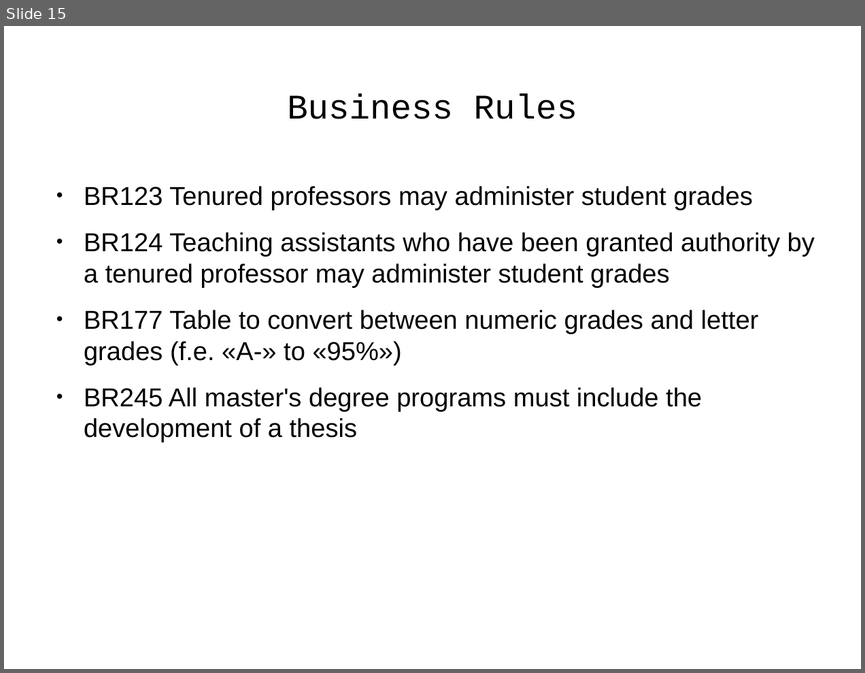
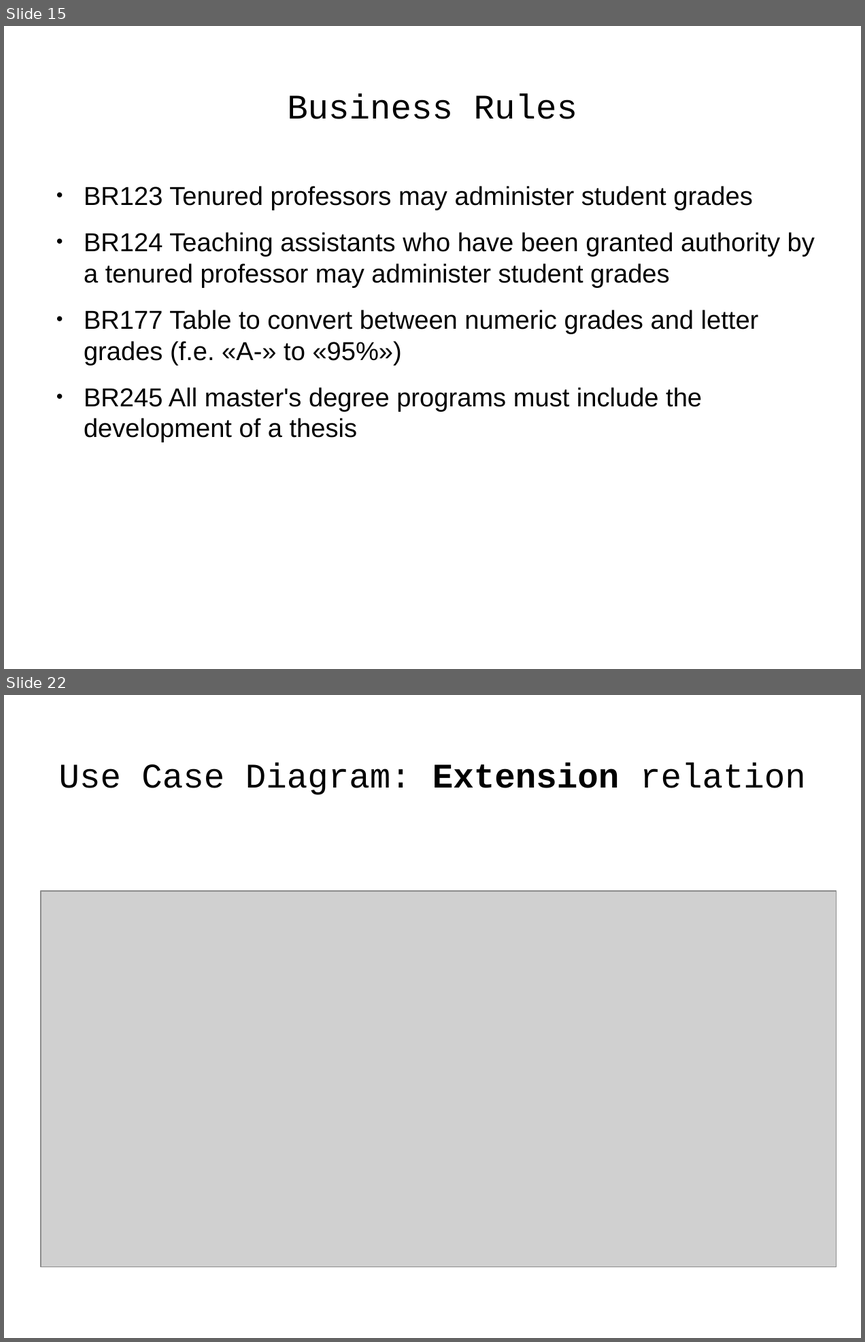
Before and after one commit to j-avdeev/EnterpriseSystemsDevelopment, a slide deck: Lec5 - UML/Enterprise System Development - lec day5 - UML.odp. Shown one above the other, each under a label of ours: slide 15 before the commit, slides 15 and 22 after it; the slides between them are not shown. The pictures are 865x673 and 865x1342 pixels, drawn with LibreOffice and Linux fonts; fonts in the diff are those of the drawing; grey boxes stand for pictures. Boxes give left, top, right and bottom in pixels: in the first picture for what was removed or moved away, otherwise in the second. Text is boxed around its words. In the diff, an @@ line names an element or a change of style, - is before the commit and + after.

```diff
--- a/Lec5 - UML/Enterprise System Development - lec day5 - UML.odp
+++ b/Lec5 - UML/Enterprise System Development - lec day5 - UML.odp
@@ slide 22 added at (4,695,861,1338), background #FFFFFF @@
@@ title added at (59,763,806,795), 32 pt, text #000000 @@
+Use Case Diagram: Extension relation
@@ picture added at (41,891,836,1268) @@
```
Also in this commit, not shown: 14 other slides added, 16 other files.
